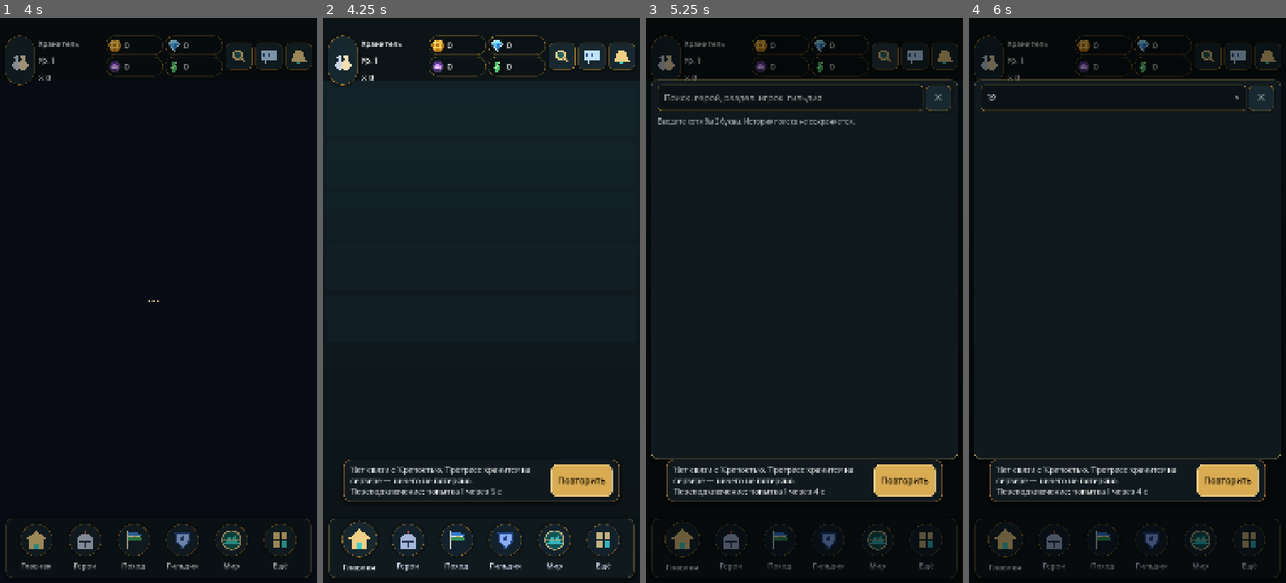
Above: before the commit, frames 1-4 (left to right).
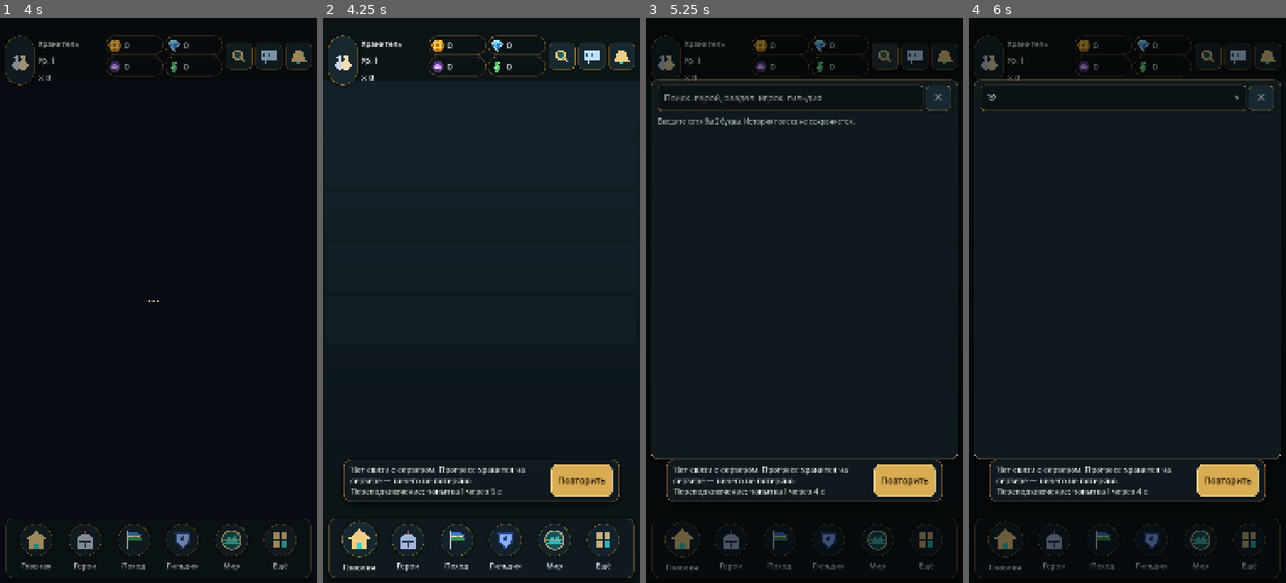
Above: after the commit, the same moments.

Repository: maillunex-lang/UfaArena
Game: Godot game, scene res://src/scenes/Main.tscn
Two runs of this game, one before a commit and one after it. Both use one fixed random seed, a clock stepped at 60 frames per second and the inputs below. This scene is started directly instead of the project's main scene.
Inputs (mouse positions are in pixels of both pictures, inside the frame that each line leads up to):
- Up to frame 1 (4 s): click (44, 57) at 0.52 s; click (133, 46) at 1.27 s; click (193, 46) at 2.02 s; click (133, 68) at 2.77 s; click (193, 68) at 3.52 s
- Up to frame 2 (4.25 s): no input
- Up to frame 3 (5.25 s): click "Повторить" at 4.25 s; click (883, 57) at 5 s
- Up to frame 4 (6 s): click (1114, 97) at 5.77 s; type "12" at 5.85 s

Frame 1 is identical in both runs. In frame 2, 0.3% of the frame differs, in the area x 23-66%, y 79-81%; in frame 3, 0.3%; in frame 4, 0.3%.

Commit message:
Lore S4: caravan — modules, council, route; client 0.7.5
- Fortress becomes the Caravan: buildings are modules with the same codes and
  levels (every bonus kept), new modules with real effects — library (keeper
  experience), research centre (crystals in patrol), defensive towers (hero
  defence, new def_pct in hero stats); housing modules unlocked (+patrol gold).
- Council (Азамат, Гаухар-апа, Ильсур, Гульназ, Юрек, Зархан): hidden
  influence derived from prologue decisions, upgrades of overseen modules and
  journeys; the single top member gives a bonus, a tie means a divided
  council; only moods and lines reach the client.
- Route along the Roads of Breath (ring road + paths to the Underhill), 2 h
  journeys (shorter with Зархан leading), local land supplies for the patrol;
  arrival settled on access. GET /caravan, POST /caravan/travel (idempotent).
  Migration 0010 (player_caravans).
- Client: CaravanScreen (modules / council / route with the world map in
  route mode, caravan marker, reachable lands, travel confirmation and
  countdown), caravan icon, home shows caravan status, Gauhar-apa as story
  character + admin portrait slot; old FortressScreen removed.
- Tests: caravan modules/council/travel; SQLite 85 passed, PostgreSQL 88
  passed, alembic check clean, 0010 rollback ok; E2E passes.

Co-Authored-By: Claude Opus 5.5 <noreply@anthropic.com>
Claude-Session: https://claude.ai/code/session_01Mco3UPxqUd85PY6n3JAM1h

Diff:
--- a/client/src/autoload/Config.gd
+++ b/client/src/autoload/Config.gd
@@ -2,7 +2,7 @@
 ## Client configuration. Contains NO backend secrets — only the public server URL and
 ## the public key used to verify signed content manifests.
 
-const CLIENT_VERSION := "0.7.4"
+const CLIENT_VERSION := "0.7.5"
 const CHANNEL := "dev"
 const PLATFORM := "android"
 const SETTINGS_PATH := "user://settings.cfg"
--- a/client/src/autoload/Router.gd
+++ b/client/src/autoload/Router.gd
@@ -110,7 +110,7 @@
 	_offline.custom_minimum_size = Vector2(940, 0)
 	var row := HBoxContainer.new()
 	row.add_theme_constant_override("separation", 24)
-	var l := UI.label("Нет связи с Крепостью. Прогресс хранится на сервере — ничего не потеряно.", 30)
+	var l := UI.label("Нет связи с сервером. Прогресс хранится на сервере — ничего не потеряно.", 30)
 	_offline_lbl = l
 	l.autowrap_mode = TextServer.AUTOWRAP_WORD_SMART
 	l.size_flags_horizontal = Control.SIZE_EXPAND_FILL
@@ -125,7 +125,7 @@
 
 var _offline_lbl: Label
 var _reconnecting := false
-const BASE_TEXT := "Нет связи с Крепостью. Прогресс хранится на сервере — ничего не потеряно."
+const BASE_TEXT := "Нет связи с сервером. Прогресс хранится на сервере — ничего не потеряно."
 
 
 func _retry() -> void:
--- a/client/src/scenes/Boot.gd
+++ b/client/src/scenes/Boot.gd
@@ -130,7 +130,7 @@
 			return
 	if Content.missing(false).is_empty() and not Content.up_to_date():
 		Content.pending = Content._set_from_manifest()
-	_status.text = "Вход в Крепость хранителей…"
+	_status.text = "Караван ждёт хранителя…"
 	var r := await Api.login()
 	if not r.ok and r.code == "need_login":
 		if _auto_guest():
--- a/client/src/scenes/Main.gd
+++ b/client/src/scenes/Main.gd
@@ -9,7 +9,8 @@
 	"campaign": preload("res://src/screens/CampaignScreen.gd"),
 	"heroes": preload("res://src/screens/HeroesScreen.gd"),
 	"summon": preload("res://src/screens/SummonScreen.gd"),
-	"fortress": preload("res://src/screens/FortressScreen.gd"),
+	"fortress": preload("res://src/screens/CaravanScreen.gd"),  # old key kept: links and saved params still work
+	"caravan": preload("res://src/screens/CaravanScreen.gd"),
 	"quests": preload("res://src/screens/QuestsScreen.gd"),
 	"mail": preload("res://src/screens/MailScreen.gd"),
 	"settings": preload("res://src/screens/SettingsScreen.gd"),
@@ -36,7 +37,7 @@
 	["more", "Ещё"]]
 ## Which section stays highlighted for a secondary screen.
 const NAV_OF := {"formation": "heroes", "summon": "more", "quests": "more", "mail": "more", "shop": "more", "friends": "more",
-	"chat": "more", "settings": "more", "profile": "more", "inventory": "more", "rankings": "more", "fortress": "home",
+	"chat": "more", "settings": "more", "profile": "more", "inventory": "more", "rankings": "more", "fortress": "home", "caravan": "home",
 	"raids": "world", "arena": "world", "tournaments": "world", "events": "world"}
 
 var world: Node3D
--- /dev/null
+++ b/client/src/screens/CaravanScreen.gd
@@ -0,0 +1,316 @@
+extends Control
+## Caravan — the player's moving base (lore stage S4): modules (former fortress buildings, same levels), the council
+## without a single captain (hidden influence shown only as moods and words, C17) and the route along the Roads of Breath.
+## Data: GET /caravan, POST /fortress/buildings/{code}/upgrade, POST /caravan/travel.
+
+const WorldMap := preload("res://src/ui/WorldMap.gd")
+const TABS := [["modules", "Модули"], ["council", "Совет"], ["route", "Маршрут"]]
+const MODULE_ICONS := {"summon_hall": "summon", "forge": "arena", "training": "heroes", "alchemy": "afk", "storage": "shop",
+	"guild_house": "home", "library": "quests", "research": "settings", "towers": "guild"}
+
+var main: Node
+var tab := "modules"
+var d := {}
+var _head: VBoxContainer
+var _tabs: HBoxContainer
+var _body: VBoxContainer
+var _travel_lbl: Label
+
+
+func setup(m: Node, p: Dictionary) -> void:
+	main = m
+	main.use_world("none")
+	tab = String(p.get("tab", tab))
+	var v := VBoxContainer.new()
+	v.set_anchors_and_offsets_preset(Control.PRESET_FULL_RECT)
+	v.offset_left = UI.SP.m
+	v.offset_right = -UI.SP.m
+	v.offset_top = UI.SP.s
+	v.add_theme_constant_override("separation", UI.SP.s)
+	add_child(v)
+	var h := HBoxContainer.new()
+	h.add_child(UI.title("Караван", UI.FS.h1))
+	h.add_child(UI.expand())
+	var back := UI.button("Назад", "dim", 180, 80)
+	back.pressed.connect(func(): main.open("home"))
+	h.add_child(back)
+	v.add_child(h)
+	_head = VBoxContainer.new()
+	v.add_child(_head)
+	_tabs = HBoxContainer.new()
+	_tabs.add_theme_constant_override("separation", UI.SP.s)
+	v.add_child(_tabs)
+	_body = VBoxContainer.new()
+	_body.add_theme_constant_override("separation", UI.SP.m)
+	v.add_child(UI.scroll(_body))
+	UI.keep_wrapped(_body)
+	_body.add_child(UI.skeleton(3, 160))
+	_load()
+
+
+func _load() -> void:
+	var r := await Api.get_json("/caravan")
+	if not is_inside_tree():
+		return
+	if not r.ok:
+		for c in _body.get_children():
+			c.queue_free()
+		_body.add_child(UI.state("offline" if int(r.get("status", 0)) == 0 else "error", "Караван не отвечает.", "Повторить", _load))
+		return
+	d = r.data
+	_render()
+
+
+func _render() -> void:
+	for c in _head.get_children():
+		c.queue_free()
+	var card := UI.card(UI.GOLD_DARK)
+	var hv := VBoxContainer.new()
+	hv.add_theme_constant_override("separation", UI.SP.xs)
+	if d.traveling:
+		hv.add_child(UI.label("В пути: %s → %s" % [d.location_name, d.destination_name], UI.FS.body_l, UI.TEXT, true))
+		_travel_lbl = UI.label("", UI.FS.caption, UI.WARNING, true)
+		hv.add_child(_travel_lbl)
+		hv.add_child(UI.label("На дороге местных припасов нет.", UI.FS.caption, UI.MUTED))
+	else:
+		hv.add_child(UI.label("Стоянка: %s" % d.location_name, UI.FS.body_l, UI.TEXT, true))
+		hv.add_child(UI.label("Местные припасы в дозоре: %s" % d.location_bonus, UI.FS.caption, UI.ok_color()))
+	var lead_line := String(d.leader_text)
+	if d.leader != null:
+		lead_line = "Ближайший советник — %s: %s" % [_council_name(String(d.leader)), d.leader_text]
+	hv.add_child(UI.label(lead_line, UI.FS.caption, UI.GOLD))
+	card.add_child(hv)
+	_head.add_child(card)
+	for c in _tabs.get_children():
+		c.queue_free()
+	for t in TABS:
+		var key: String = t[0]
+		var b := UI.button(String(t[1]), "primary" if key == tab else "glass", 0, 76)
+		b.size_flags_horizontal = Control.SIZE_EXPAND_FILL
+		b.pressed.connect(func(): tab = key; _render())
+		_tabs.add_child(b)
+	for c in _body.get_children():
+		c.queue_free()
+	match tab:
+		"modules": _modules()
+		"council": _council()
+		"route": _route()
+	_tick()
+
+
+func _process(_dt: float) -> void:
+	if Engine.get_process_frames() % 30 == 0:
+		_tick()
+
+
+func _tick() -> void:
+	if not d.get("traveling", false) or not is_instance_valid(_travel_lbl):
+		return
+	var left := Time.get_unix_time_from_datetime_string(String(d.arrive_at).substr(0, 19)) - Time.get_unix_time_from_system()
+	if left <= 0:
+		_travel_lbl.text = "Караван прибывает…"
+		d["traveling"] = false
+		_load()
+		return
+	_travel_lbl.text = "Прибытие через %d ч %02d мин" % [int(left / 3600), int(fmod(left, 3600) / 60)]
+
+
+# ------------------------------------------------------------------ modules
+func _council_name(code: String) -> String:
+	for c in d.get("council", []):
+		if String(c.code) == code:
+			return String(c.name)
+	return ""
+
+
+func _overseer(module_code: String) -> String:
+	for c in d.get("council", []):
+		if module_code in c.modules:
+			return String(c.name)
+	return ""
+
+
+func _modules() -> void:
+	_body.add_child(UI.label("Модули дают постоянные бонусы. Каждым руководит член совета — улучшения укрепляют его голос.", UI.FS.caption, UI.MUTED))
+	for b in d.modules:
+		var card := UI.card()
+		var h := HBoxContainer.new()
+		h.add_theme_constant_override("separation", UI.SP.m)
+		var ic := GameIcon.new()
+		ic.kind = String(MODULE_ICONS.get(String(b.code), "fortress"))
+		ic.custom_minimum_size = Vector2(80, 80)
+		ic.size_flags_vertical = Control.SIZE_SHRINK_CENTER
+		h.add_child(ic)
+		var info := VBoxContainer.new()
+		info.size_flags_horizontal = Control.SIZE_EXPAND_FILL
+		info.add_child(UI.label("%s · ур. %d/%d" % [b.name, int(b.level), int(b.max_level)], UI.FS.body_l, UI.GOLD, true))
+		info.add_child(UI.label(String(b.effect), UI.FS.caption, UI.TEXT))
+		var ov := _overseer(String(b.code))
+		if ov != "":
+			info.add_child(UI.label("Руководит: " + ov, UI.FS.caption, UI.MUTED))
+		if b.upgrade_cost:
+			info.add_child(UI.rewards_row(b.upgrade_cost, 24))
+		h.add_child(info)
+		if b.upgrade_cost and not b.locked:
+			var up := UI.button("Улучшить", "primary", 200, 88)
+			var code: String = b.code
+			up.pressed.connect(func(): _upgrade(code, up))
+			h.add_child(up)
+		elif not b.upgrade_cost:
+			h.add_child(UI.label("Макс.", UI.FS.body, UI.ok_color(), true))
+		card.add_child(h)
+		_body.add_child(card)
+
+
+func _upgrade(code: String, b: Button) -> void:
+	UI.set_loading(b, true)
+	var r := await Api.post_json("/fortress/buildings/%s/upgrade" % code, {}, true)
+	if not is_inside_tree():
+		return
+	UI.set_loading(b, false)
+	if not r.ok:
+		Router.error(r)
+		return
+	Sfx.play("door")
+	Game.set_wallet(r.data.wallet)
+	Router.toast("Модуль улучшен")
+	Game.refresh_heroes()
+	Game.refresh_afk()
+	_load()
+
+
+# ------------------------------------------------------------------ council
+func _council() -> void:
+	_body.add_child(UI.label("У каравана нет одного капитана. Решения в пути и улучшения модулей меняют, к кому прислушиваются люди. Ближайший советник даёт каравану свой бонус.", UI.FS.caption, UI.MUTED))
+	for c in d.council:
+		var card := UI.card(UI.GOLD if c.mood == "lead" else (UI.bad_color() if c.mood == "doubt" else Color(0, 0, 0, 0)))
+		var h := HBoxContainer.new()
+		h.add_theme_constant_override("separation", UI.SP.m)
+		var face := TextureRect.new()
+		face.custom_minimum_size = Vector2(110, 110)
+		face.expand_mode = TextureRect.EXPAND_IGNORE_SIZE
+		face.stretch_mode = TextureRect.STRETCH_KEEP_ASPECT_COVERED
+		var mat := ShaderMaterial.new()
+		mat.shader = preload("res://src/ui/circle.gdshader")
+		face.material = mat
+		h.add_child(face)
+		_face(face, c)
+		var v := VBoxContainer.new()
+		v.size_flags_horizontal = Control.SIZE_EXPAND_FILL
+		v.add_theme_constant_override("separation", UI.SP.xs)
+		var top := HBoxContainer.new()
+		var nm := UI.label("%s — %s" % [c.name, c.area], UI.FS.body, UI.GOLD, true)
+		nm.size_flags_horizontal = Control.SIZE_EXPAND_FILL
+		top.add_child(nm)
+		top.add_child(UI.label(String(c.mood_text), UI.FS.caption,
+			UI.GOLD if c.mood == "lead" else (UI.ok_color() if c.mood == "support" else (UI.bad_color() if c.mood == "doubt" else UI.MUTED)), true))
+		v.add_child(top)
+		var line := UI.label("«%s»" % c.line, UI.FS.caption, UI.TEXT)
+		line.autowrap_mode = TextServer.AUTOWRAP_WORD_SMART
+		v.add_child(line)
+		v.add_child(UI.label("Если станет ближайшим советником: " + String(c.lead_text), 22, UI.MUTED))
+		h.add_child(v)
+		card.add_child(h)
+		_body.add_child(card)
+
+
+func _face(tex: TextureRect, c: Dictionary) -> void:
+	var art := UI.art("ui/story/%s.png" % String(c.code))  # admin-panel portrait (Ильсур, Гаухар-апа…)
+	if art:
+		tex.texture = art
+		return
+	if c.hero != null and String(c.hero) != "":
+		var t := await Models.portrait(String(c.hero))
+		if is_instance_valid(tex):
+			tex.texture = t
+		return
+	# no collectible hero and no uploaded portrait yet: a neutral emblem instead of an empty circle
+	tex.material = null
+	var ic := GameIcon.new()
+	ic.kind = "profile"
+	ic.set_anchors_and_offsets_preset(Control.PRESET_FULL_RECT)
+	ic.offset_left = 14
+	ic.offset_right = -14
+	ic.offset_top = 14
+	ic.offset_bottom = -14
+	tex.add_child(ic)
+
+
+# ------------------------------------------------------------------ route
+func _route() -> void:
+	if Game.campaign.get("regions", []).is_empty():
+		await Game.refresh_campaign()
+		if not is_inside_tree() or tab != "route":
+			return
+	var map := WorldMap.new()
+	map.route_mode = true
+	map.roads = d.all_roads
+	map.caravan_at = String(d.location)
+	map.caravan_to = String(d.destination) if d.traveling else ""
+	var reach := {}
+	for r in d.roads:
+		reach[String(r.to)] = bool(r.open)
+	map.reachable = reach
+	map.set_regions(Game.campaign.get("regions", []))
+	map.region_pressed.connect(func(i: int): _pick(String(Game.campaign.regions[i].get("code", ""))))
+	_body.add_child(map)
+	if d.traveling:
+		_body.add_child(UI.label("Караван в пути. Новое направление можно выбрать после прибытия.", UI.FS.caption, UI.MUTED))
+		return
+	_body.add_child(UI.section("Дороги со стоянки «%s»" % d.location_name))
+	for r in d.roads:
+		var card := UI.card(UI.GOLD_DARK if r.open else Color(0, 0, 0, 0))
+		var h := HBoxContainer.new()
+		var v := VBoxContainer.new()
+		v.size_flags_horizontal = Control.SIZE_EXPAND_FILL
+		v.add_child(UI.label(String(r.name), UI.FS.body_l, UI.TEXT if r.open else UI.MUTED, true))
+		v.add_child(UI.label(("В пути: %s ч · припасы: %s" % [String.num(float(r.hours), 1), r.bonus]) if r.open else String(r.reason), UI.FS.caption, UI.MUTED))
+		h.add_child(v)
+		if r.open:
+			var to: String = r.to
+			var b := UI.button("В путь", "primary", 180, 80)
+			b.pressed.connect(func(): _pick(to))
+			h.add_child(b)
+		else:
+			var ic := GameIcon.new()
+			ic.kind = "lock"
+			ic.custom_minimum_size = Vector2(56, 56)
+			h.add_child(ic)
+		card.add_child(h)
+		_body.add_child(card)
+
+
+func _pick(code: String) -> void:
+	if d.traveling:
+		Router.toast("Караван уже в пути")
+		return
+	var road = null
+	for r in d.roads:
+		if String(r.to) == code:
+			road = r
+	if code == String(d.location):
+		Router.toast("Караван уже стоит здесь")
+		return
+	if road == null:
+		Router.toast("Отсюда туда нет прямой дороги — выберите соседнюю землю")
+		return
+	if not road.open:
+		Router.toast(String(road.reason))
+		return
+	UI.confirm(main.ui, "В путь: %s" % road.name,
+		"Дорога займёт %s ч. Пока караван в пути, местных припасов нет. По прибытии: %s.\nДозор и бои продолжаются как обычно." % [
+			String.num(float(road.hours), 1), road.bonus], "В путь", func(): _travel(code))
+
+
+func _travel(code: String) -> void:
+	var r := await Api.post_json("/caravan/travel", {"to": code}, true)
+	if not is_inside_tree():
+		return
+	if not r.ok:
+		Router.error(r)
+		return
+	Sfx.play("door")
+	Router.toast("Караван отправился в путь")
+	d = r.data
+	Game.refresh_afk()
+	_render()
--- a/client/src/screens/FortressScreen.gd
+++ /dev/null
@@ -1,83 +0,0 @@
-extends Control
-## Крепость хранителей: buildings, effects and upgrades (server-validated costs).
-
-var main: Node
-var _list: VBoxContainer
-
-
-func setup(m: Node, _p: Dictionary) -> void:
-	main = m
-	main.use_world("hub")
-	var panel := UI.glass_panel()
-	panel.set_anchors_preset(Control.PRESET_BOTTOM_WIDE)
-	panel.offset_left = 24
-	panel.offset_right = -24
-	panel.offset_top = -1000
-	panel.offset_bottom = -10
-	add_child(panel)
-	var v := VBoxContainer.new()
-	v.add_theme_constant_override("separation", 12)
-	panel.add_child(v)
-	var head := HBoxContainer.new()
-	head.add_child(UI.title("Крепость хранителей", 48))
-	head.add_child(UI.expand())
-	var back := UI.button("Назад", "dim", 200, 90)
-	back.pressed.connect(func(): main.open("home"))
-	head.add_child(back)
-	v.add_child(head)
-	_list = VBoxContainer.new()
-	_list.add_theme_constant_override("separation", 12)
-	v.add_child(UI.scroll(_list))
-	_load()
-
-
-func _load() -> void:
-	var r := await Api.get_json("/fortress")
-	if r.ok and is_inside_tree():
-		_render(r.data.buildings)
-
-
-func _render(buildings: Array) -> void:
-	for c in _list.get_children():
-		c.queue_free()
-	for b in buildings:
-		var card := PanelContainer.new()
-		card.add_theme_stylebox_override("panel", UI._flat(Color(0.02, 0.03, 0.07, 0.5), Color(1, 1, 1, 0.25), 24, 2))
-		var h := HBoxContainer.new()
-		h.add_theme_constant_override("separation", 16)
-		var ic := GameIcon.new()
-		ic.kind = "fortress" if not b.locked else "lock"
-		ic.custom_minimum_size = Vector2(90, 90)
-		h.add_child(ic)
-		var info := VBoxContainer.new()
-		info.size_flags_horizontal = Control.SIZE_EXPAND_FILL
-		info.add_child(UI.label("%s  ·  ур. %d/%d" % [b.name, int(b.level), int(b.max_level)], 32, UI.GOLD, true))
-		var eff := UI.label(b.effect, 25, UI.TEXT)
-		eff.autowrap_mode = TextServer.AUTOWRAP_WORD_SMART
-		info.add_child(eff)
-		if b.upgrade_cost:
-			info.add_child(UI.rewards_row(b.upgrade_cost, 24))
-		h.add_child(info)
-		if b.upgrade_cost and not b.locked:
-			var up := UI.button("Улучшить", "primary", 230, 96)
-			var code: String = b.code
-			up.pressed.connect(func(): _upgrade(code))
-			h.add_child(up)
-		card.add_child(h)
-		_list.add_child(card)
-
-
-func _upgrade(code: String) -> void:
-	var r := await Api.post_json("/fortress/buildings/%s/upgrade" % code, {}, true)
-	if not r.ok:
-		Router.error(r)
-		return
-	Sfx.play("door")
-	Game.set_wallet(r.data.wallet)
-	_render(r.data.buildings)
-	Router.toast("Здание улучшено")
-	var node: Node3D = main.world.building_node(code)
-	if node:
-		node.create_tween().tween_property(node, "scale", node.scale * 1.06, 0.25).set_trans(Tween.TRANS_BACK)
-	Game.refresh_heroes()
-	Game.refresh_afk()
--- a/client/src/screens/HomeScreen.gd
+++ b/client/src/screens/HomeScreen.gd
@@ -10,6 +10,8 @@
 var _afk_sub: Label
 var _event_sub: Label
 var _event_end := ""
+var _caravan_sub: Label
+var _caravan_arrive := ""
 
 
 func setup(m: Node, _p: Dictionary) -> void:
@@ -165,7 +167,10 @@
 	col.add_child(_side("mail", "Почта", "", int(_s.mail_unclaimed), func(): main.open("mail")))
 	col.add_child(_side("friends", "Друзья", "", int(soc.friend_requests) + int(soc.gifts), func(): main.open("friends")))
 	col.add_child(_side("chat", "Чат", "", int(soc.chat_unread), func(): main.open_mini_chat()))
-	col.add_child(_side("ranks", "Рейтинг", "", 0, func(): main.open("rankings")))
+	var cv := _side("caravan", "Караван", "", 0, func(): main.open("caravan"))
+	_caravan_sub = cv.find_child("Sub", true, false)
+	col.add_child(cv)
+	_load_caravan()
 	return col
 
 
@@ -204,10 +209,27 @@
 		_afk_sub.visible = true
 		_afk_sub.text = "Полон!" if el >= cap else _dur(cap - el)
 		_afk_sub.add_theme_color_override("font_color", UI.bad_color() if el >= cap else UI.WARNING)
+	if is_instance_valid(_caravan_sub) and _caravan_arrive != "":
+		var ct := Time.get_unix_time_from_datetime_string(_caravan_arrive.substr(0, 19)) - Time.get_unix_time_from_system()
+		_caravan_sub.text = ("в пути " + _dur(ct)) if ct > 0 else "прибыл"
 	if is_instance_valid(_event_sub) and _event_end != "":
 		var t := Time.get_unix_time_from_datetime_string(_event_end.substr(0, 19)) - Time.get_unix_time_from_system()
 		_event_sub.visible = true
 		_event_sub.text = _dur(t) if t > 0 else "итоги"
+
+
+## Caravan status under its icon: travel countdown or the current land.
+func _load_caravan() -> void:
+	var r := await Api.get_json("/caravan")
+	if not r.ok or not is_instance_valid(_caravan_sub):
+		return
+	_caravan_sub.visible = true
+	if r.data.traveling:
+		_caravan_arrive = String(r.data.arrive_at)
+	else:
+		_caravan_arrive = ""
+		_caravan_sub.text = String(r.data.location_name)
+		_caravan_sub.add_theme_color_override("font_color", UI.TEAL)
 
 
 func _dur(t: float) -> String:
--- a/client/src/screens/MoreScreen.gd
+++ b/client/src/screens/MoreScreen.gd
@@ -23,7 +23,7 @@
 			["ranks", "Достижения", "quests:ach", false, 0]]],
 		["Социальное и сервисы", [["mail", "Почта", "mail", false, int(b.get("mail", 0))], ["shop", "Магазин", "shop", false, 0],
 			["ranks", "Рейтинг", "rankings", false, 0], ["friends", "Друзья", "friends", false, int(b.get("friends", 0))],
-			["chat", "Чат", "chat", false, int(b.get("chat", 0))], ["fortress", "Крепость", "fortress", false, 0]]],
+			["chat", "Чат", "chat", false, int(b.get("chat", 0))], ["caravan", "Караван", "caravan", false, 0]]],
 		["Управление", [["profile", "Профиль", "profile", false, 0], ["settings", "Настройки", "settings", false, 0]]],
 	]
 	for g in groups:
--- a/client/src/screens/ShopScreen.gd
+++ b/client/src/screens/ShopScreen.gd
@@ -815,7 +815,7 @@
 		_body.add_child(UI.label("Косметики пока нет. Её можно получить в разделе «Косметика», за VIP, подписки и боевой пропуск.", 26, UI.MUTED))
 	var raw: Dictionary = r.data.raw
 	var types := {"frame": "Рамки", "title": "Титулы", "profile_effect": "Эффекты профиля", "hero_skin": "Облики героев",
-		"ability_effect": "Эффекты способностей", "emote": "Эмоции", "fortress": "Оформление крепости"}
+		"ability_effect": "Эффекты способностей", "emote": "Эмоции", "fortress": "Оформление каравана"}
 	for t in types:
 		var items := owned.filter(func(c): return c.type == t)
 		if items.is_empty():
--- a/client/src/ui/GameIcon.gd
+++ b/client/src/ui/GameIcon.gd
@@ -54,6 +54,7 @@
 		"profile": _people(c, r)
 		"lock": _lock(c, r)
 		"search": _search(c, r)
+		"caravan": _wagon(c, r)
 		"stone_sky": _em_stone_sky(c, r)
 		"living_kurai": _em_living_kurai(c, r)
 		"ashen_reach": _em_ashen_reach(c, r)
@@ -399,3 +400,15 @@
 	draw_arc(c + Vector2(-r * 0.15, -r * 0.15), r * 0.5, 0, TAU, 40, g, r * 0.16, true)
 	draw_circle(c + Vector2(-r * 0.15, -r * 0.15), r * 0.36, Color(0.25, 0.82, 0.76, 0.35))
 	draw_line(c + Vector2(r * 0.22, r * 0.22), c + Vector2(r * 0.72, r * 0.72), g, r * 0.2, true)
+
+
+func _wagon(c: Vector2, r: float) -> void:
+	var g := Color("#efcf86")
+	var t := Color("#3fd0c3")
+	draw_rect(Rect2(c + Vector2(-r * 0.8, -r * 0.1), Vector2(r * 1.6, r * 0.45)), g.darkened(0.25))
+	draw_arc(c + Vector2(0, -r * 0.1), r * 0.72, PI, TAU, 24, g, r * 0.14, true)
+	draw_colored_polygon(PackedVector2Array([c + Vector2(-r * 0.66, -r * 0.1), c + Vector2(r * 0.66, -r * 0.1),
+		c + Vector2(r * 0.5, -r * 0.62), c + Vector2(-r * 0.5, -r * 0.62)]), Color(g, 0.55))
+	for x in [-0.45, 0.45]:
+		draw_circle(c + Vector2(r * x, r * 0.5), r * 0.24, t)
+		draw_circle(c + Vector2(r * x, r * 0.5), r * 0.09, g)
--- a/client/src/ui/GlobalSearch.gd
+++ b/client/src/ui/GlobalSearch.gd
@@ -13,7 +13,7 @@
 	["summon", "Призыв", "summon"], ["shop", "Магазин", "shop"], ["quests", "Задания и достижения", "quests"],
 	["events", "Центр событий", "events"], ["mail", "Почта", "mail"], ["friends", "Друзья", "friends"], ["chat", "Чат", "chat"],
 	["rankings", "Рейтинг", "ranks"], ["arena", "Арена", "arena"], ["raids", "Рейды и боссы", "shulgan"],
-	["tournaments", "Турниры", "crown"], ["fortress", "Крепость", "fortress"], ["inventory", "Инвентарь", "afk"],
+	["tournaments", "Турниры", "crown"], ["caravan", "Караван (модули, совет, маршрут)", "caravan"], ["inventory", "Инвентарь", "afk"],
 	["profile", "Профиль", "profile"], ["settings", "Настройки", "settings"]]
 
 
--- a/client/src/ui/PlayerPopup.gd
+++ b/client/src/ui/PlayerPopup.gd
@@ -116,7 +116,7 @@
 		var parts: Array = []
 		for k in d.fortress:
 			parts.append("%s %d" % [Game.building_name(String(k)), int(d.fortress[k])])
-		_box.add_child(UI.label("Крепость: " + ", ".join(parts), 24, UI.MUTED))
+		_box.add_child(UI.label("Караван: " + ", ".join(parts), 24, UI.MUTED))
 	if d.activity.size() > 0:
 		_box.add_child(UI.label("Активность", 30, UI.ACCENT, true))
 		for a in d.activity.slice(0, 8):
--- a/client/src/ui/StoryDialog.gd
+++ b/client/src/ui/StoryDialog.gd
@@ -17,7 +17,7 @@
 var _skip: Button
 ## Story characters of season 1 «Пробуждение» (docs/lore/URALIA_FACTIONS_AND_CHARACTERS.md).
 const NPC := {"ancient": "Голос", "ilsur": "Ильсур", "aisylu": "Айсылу", "timer": "Тимер", "bayras": "Байрас",
-	"kahym": "Хранитель Кахым"}
+	"kahym": "Хранитель Кахым", "gauhar": "Гаухар-апа"}
 
 
 func _init() -> void:
--- a/client/src/ui/Tips.gd
+++ b/client/src/ui/Tips.gd
@@ -17,7 +17,8 @@
 	"arena": ["Арена", "Бои с отрядами других игроков. Победы поднимают рейтинг и лигу; награды — в конце сезона."],
 	"raids": ["Рейды", "Боссы с фазами: условия фазы подсказывают, какие классы и наследия сильнее. Попытки восстанавливаются со временем."],
 	"chat": ["Чат", "Мировой и гильдейский каналы, личные сообщения. ИИ-жители всегда помечены значком «ИИ»."],
-	"fortress": ["Крепость", "Здания дают постоянные бонусы всем героям и ускоряют дозор."],
+	"fortress": ["Караван", "Модули дают постоянные бонусы, совет спорит о решениях, а маршрут ведёт по дорогам Дыхания. Земля стоянки даёт дозору местные припасы."],
+	"caravan": ["Караван", "Модули дают постоянные бонусы, совет спорит о решениях, а маршрут ведёт по дорогам Дыхания. Земля стоянки даёт дозору местные припасы."],
 }
 
 
Not shown, changed: client/export_presets.cfg
Not shown, added: client/src/screens/CaravanScreen.gd.uid
Not shown, removed: client/src/screens/FortressScreen.gd.uid
Not shown, changed: docs/DEPLOY_VPS.md
Not shown, changed: docs/lore/URALIA_DEVELOPMENT_ROADMAP.md
Not shown, changed: docs/ui/changes.md
